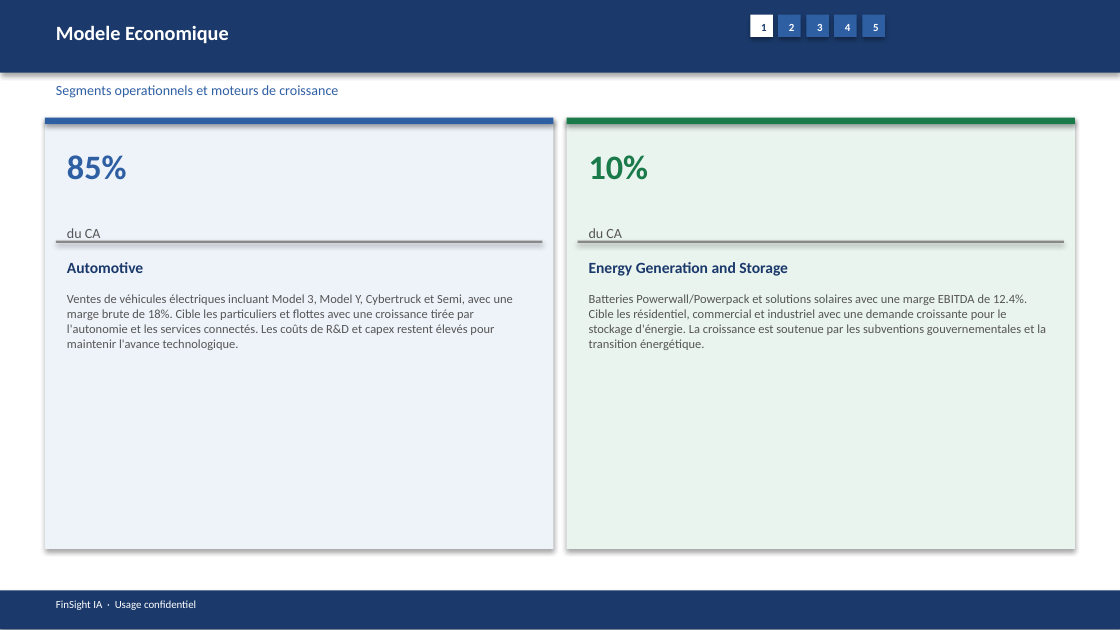
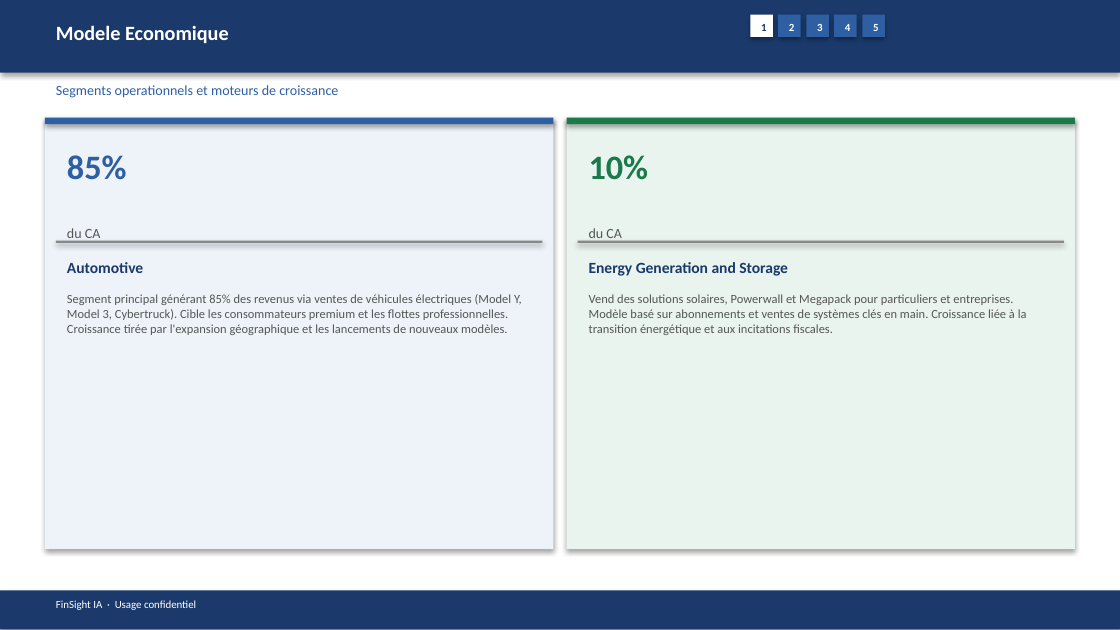
Before and after one commit to baptistejeh07-art/finsight-ia, a slide deck: slide 6 of preview/TSLA/TSLA_pitchbook.pptx. Drawn at 1120x630 pixels with LibreOffice and Linux fonts; fonts in the diff are those of the drawing. Boxes give left, top, right and bottom in pixels: in the first picture for what was removed or moved away, otherwise in the second. Text is boxed around its words. In the diff, an @@ line names an element or a change of style, - is before the commit and + after.

```diff
--- a/preview/TSLA/TSLA_pitchbook.pptx
+++ b/preview/TSLA/TSLA_pitchbook.pptx
@@ text at (x1=67, y1=294, x2=522, y2=335): text changed @@
-Ventes de véhicules électriques incluant Model 3, Model Y, Cybertruck et Semi, avec une marge brute de 18%. Cible les particuliers et flottes avec une croissance tirée par l'autonomie et les services connectés. Les coûts de R&D et capex restent élevés pour maintenir l'avance technologique.
+Segment principal générant 85% des revenus via ventes de véhicules électriques (Model Y, Model 3, Cybertruck). Cible les consommateurs premium et les flottes professionnelles. Croissance tirée par l'expansion géographique et les lancements de nouveaux modèles.
@@ text at (x1=589, y1=294, x2=1027, y2=335): text changed @@
-Batteries Powerwall/Powerpack et solutions solaires avec une marge EBITDA de 12.4%. Cible les résidentiel, commercial et industriel avec une demande croissante pour le stockage d'énergie. La croissance est soutenue par les subventions gouvernementales et la transition énergétique.
+Vend des solutions solaires, Powerwall et Megapack pour particuliers et entreprises. Modèle basé sur abonnements et ventes de systèmes clés en main. Croissance liée à la transition énergétique et aux incitations fiscales.
```
Also in this commit, not shown: 14 other slides changed, 6 other files.
